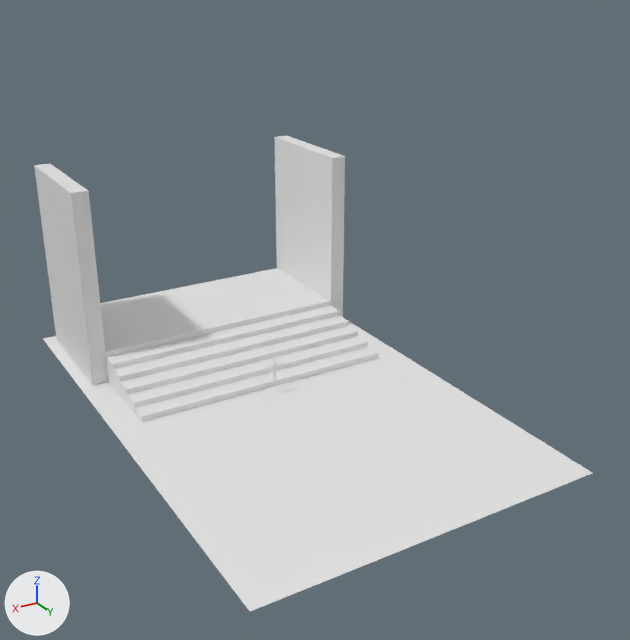
Renders of the Blender file Proyecto Arqui.blend from each side of a commit.
One viewpoint serves both versions: a 50 mm camera at (65.5, 123.8, 70.4) aimed at (-2.9, 9.8, 13.4). Lighting does not change. The marker at lower left points along +X, +Y and +Z. Materials are left out; every surface is plain grey.
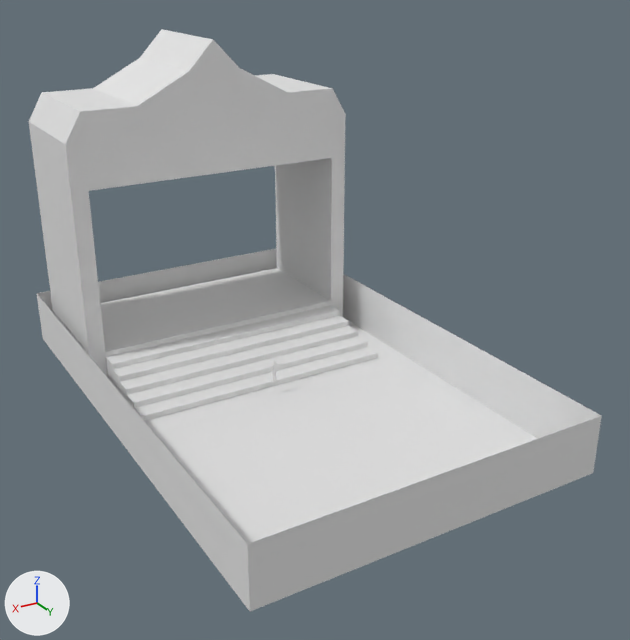
What the commit changed:
me_cube_004 is used by ob_cube_001; location (0.0, -12.2, -2.2); scale (24.1, 10.4, 1.35).
me_cube_004 had 136 vertices, 67 faces and spanned x -1.1..1.1, y -2.9..1.0, z -1.0..25.7.
me_cube_004 now has 194 vertices, 102 faces and spans x -1.1..1.1, y -2.9..1.0, z -1.0..42.9.
Part 1, on me_cube_004:
24 faces are deleted.
4 new faces join them.
Part 2, on me_cube_004:
2 faces are deleted.
26 vertices are added at x -1.1..1.1, y -2.9..-0.7, z 25.7..42.9.
8 new vertices lie (0.0, 0.0, 6.1) away from vertices in x -1.1..1.1, y -2.9..-0.7, z 25.7.
6 new vertices lie (0.0, 0.0, 3.7) away from vertices in x -1.0..1.0, y -2.9..-0.7, z 31.8.
6 new vertices lie (0.4, 0.0, 0.0) away from vertices in x -0.6, y -2.9..-0.7, z 25.7..35.5.
6 new vertices lie (0.4, 0.0, 0.0) away from vertices in x -0.2, y -2.9..-0.7, z 25.7..35.5.
6 new vertices lie (-0.4, 0.0, 0.0) away from vertices in x 1.0, y -2.9..-0.7, z 25.7..35.5.
57 new faces join them.
me_plane_005 has 4 vertices, 1 face and spans x -1.0..1.0, y -1.0..1.0, z 0.0.
me_plane_005 is used by ob_plane_002; location (0.0, 1.8, -3.7); scale (-29.4, -46.5, -29.4).
Verts and faces of me_plane_005; kept vertices keep their numbers, new ones are numbered from 4.
Before the commit, vertices of me_plane_005: 0 (-1.0, -1.0, 0.0) at pixel (249, 611), 1 (1.0, -1.0, 0.0) at pixel (593, 473), 2 (-1.0, 1.0, 0.0) at pixel (42, 338), 3 (1.0, 1.0, 0.0).
Part 3, on me_plane_005:
Faces deleted: (0, 1, 3, 2).
New vertices 4 to 7 stand at vertices 0 to 3, in that order, plus (0.0, 0.0, -0.34).
New faces: (0, 2, 3, 1), (0, 1, 5, 4), (1, 3, 7, 5), (0, 4, 6, 2), (2, 6, 7, 3).

Where the change shows, as pixel boxes (x1, y1, x2, y2) in the pictures (630 x 640 px):
'Plane.002', reshaped: before (43, 321, 592, 611); after (37, 249, 602, 611)
'Cube.001', reshaped (37% taller): before (34, 136, 378, 422); after (29, 29, 378, 421)
part 1 of me_cube_004, cut back: before (89, 298, 343, 385); after (90, 298, 343, 378)
part 2 of me_cube_004, built on: before (34, 136, 343, 193); after (29, 29, 346, 193)
